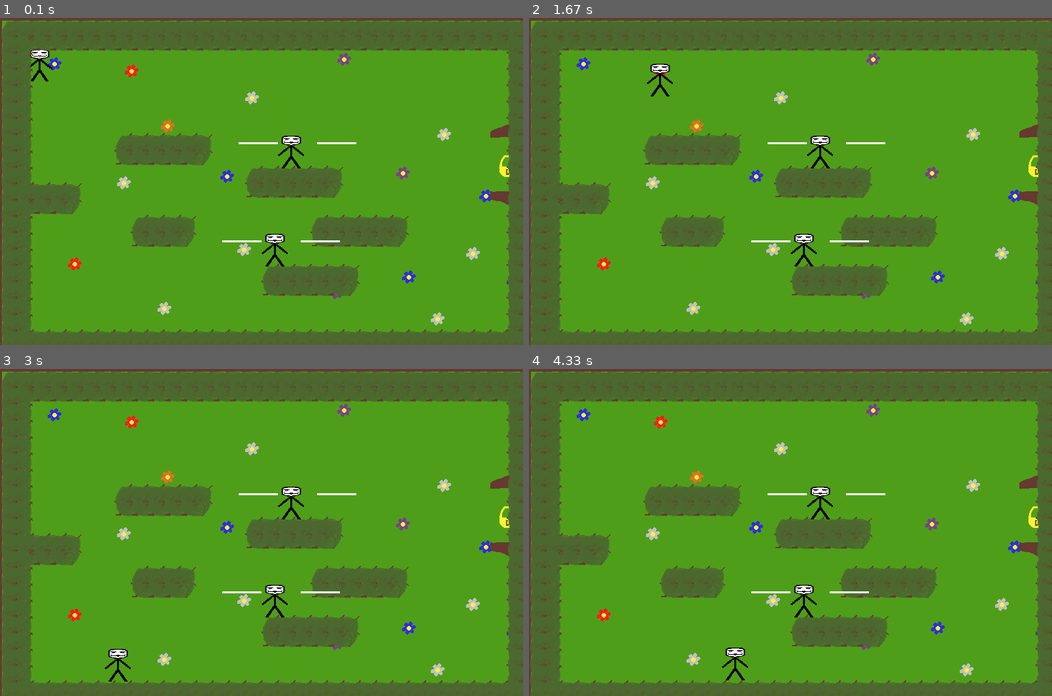
Above: before the commit, frames 1-4 (two rows, left to right).
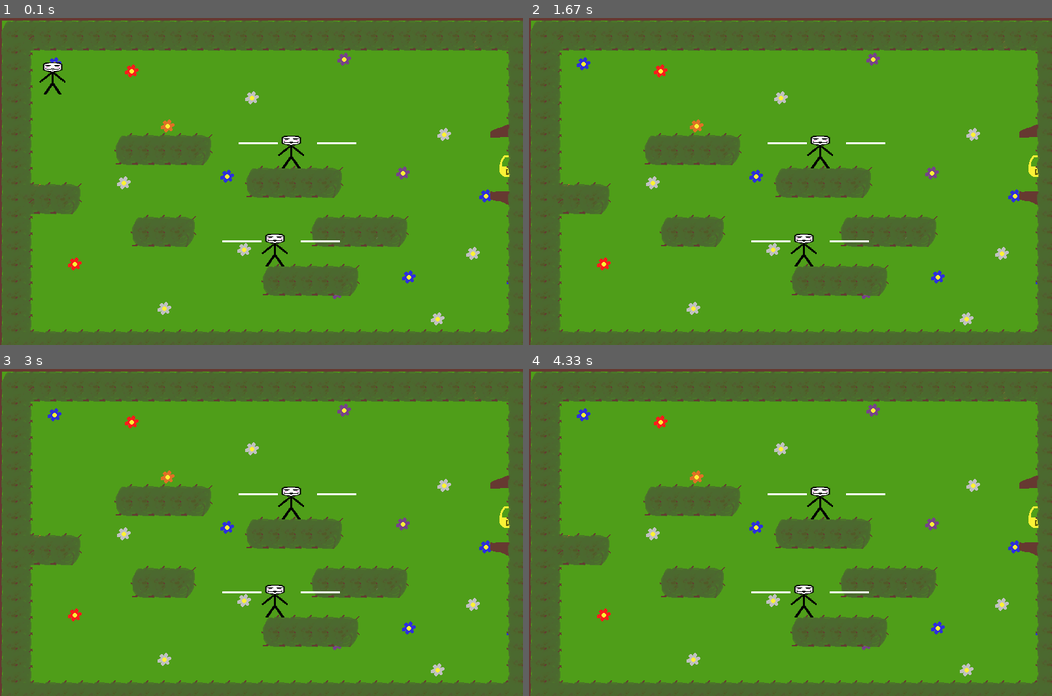
Above: after the commit, the same moments.

Repository: Aiizbar/PyGame_UL_Platformer
Game: pygame game, started from code/GAME.py
The game is run twice, just before and just after one commit, with the same random seed, the same clock (stepped at 60 frames per second) and the same inputs.
Inputs:
- Up to frame 1 (0.1 s): no input
- Up to frame 2 (1.67 s): tap Space at 0.33, 1.23, 1.53 s; hold Space 0.67-1.13 s; hold D 0.67-1.13 s
- Up to frame 3 (3 s): hold D 1.67-2.13 s; tap Space at 1.73, 2.03, 2.23, 2.53, 2.8 s; tap D at 2.32 s; hold A from 2.73 s (still down)
- Up to frame 4 (4.33 s): tap Space at 3.1, 3.23, 3.53, 3.9, 4.3 s; release A at 3.13 s; hold D 3.17-3.8 s; tap D at 3.98 s; hold A from 4.23 s (still down)

The runs differ from the first frame. In frame 1, 0.3% of the frame differs, in the area x 5-13%, y 9-24%; in frame 2, 0.2%; in frame 3, 0.2%; in frame 4, 0.2%.

Commit message:
CameraVersion-0.1.12-TestEdition

Diff:
--- /dev/null
+++ b/MAPS/testMap.txt
@@ -0,0 +1,20 @@
+--------------------------------
+-                              -
+-                              -
+-                              -
+-                              -
+-                              -
+-                              -
+-      -----     E             -
+-                              -
+-              -----           -
+----                           -
+-                              -
+-       ---        -----       -
+-               E              -
+-                              -
+-               -----          -
+-                              -
+-                              -
+-                              -
+--------------------------------
--- a/code/GAME.py
+++ b/code/GAME.py
@@ -6,27 +6,8 @@
 
 
 
-level = [
-       "--------------------------------",
-       "-                              -",
-       "-                              -",
-       "-                              -",
-       "-                              -",
-       "-                              -",
-       "-                              -",
-       "-      -----     E             -",
-       "-                              -",
-       "-              -----           -",
-       "----                           -",
-       "-                              -",
-       "-       ---        -----       -",
-       "-               E              -",
-       "-                              -",
-       "-               -----          -",
-       "-                              -",
-       "-                              -",
-       "-                              -",
-       "--------------------------------"]
+
+level = open("../MAPS/testMap.txt", mode='r', encoding="utf-8").readlines()
 
 
 
@@ -35,8 +16,8 @@
         self.size = size
         self.g = 0
         self.screen = screen
-        self.x_hero = self.wall_x = 40
-        self.y_hero = self.wall_y = 40
+        self.x_hero = self.wall_x = 60
+        self.y_hero = self.wall_y = 60
         self.speed_left = 5
         self.speed_right = 5
         self.key_invent = False
@@ -62,6 +43,7 @@
         self.push_range = 0
         self.push_true = False
         self.push_nap = "None"
+        self.xvel = 0
 
     def move(self, keys):
         if keys[pygame.K_ESCAPE]:
@@ -70,11 +52,11 @@
             if self.onGround:
                 self.stop_jump = False
         if keys[pygame.K_d]:
-            self.x_hero += self.speed_left
-            self.left = True
+            self.xvel = 5
+            self.x_hero += self.xvel
         elif keys[pygame.K_a]:
-            self.x_hero -= self.speed_right
-            self.right = False
+            self.xvel = -5
+            self.x_hero += self.xvel
 
     def render(self):
         if self.count >= 8:
@@ -118,21 +100,24 @@
             self.yvel += GRAVITY
             self.y_hero += self.yvel
 
-    def update(self, e):
+    def update(self, enetis):
         self.rect = pygame.Rect(self.x_hero, self.y_hero, 40, 50)
-        if not pygame.sprite.spritecollideany(self, e):
+        if not pygame.sprite.spritecollideany(self, enetis):
             # если нет столкновения с платформой - падаем вниз
             self.onGround = False
         else:
-            # если есть пересечени с платформой остонавливаем падение
+            # если есть пересечени с платформой останавливаем падение
             self.onGround = True
-            self.yvel = 1
-        # if self.right == True:
-        #     self.speed_right = 0
-        #     self.speed_left = 5
-        # if self.left == True:
-        #     self.speed_left = 0
-        #     self.speed_right = 5
+            self.yvel = 0
+            # if self.xvel > 0:  # если движется вправо
+            #     self.xvel = 0
+            #     self.x_hero -= 5  # то не движется вправо
+            # if self.xvel < 0:  # если движется влево
+            #     self.xvel = 0
+            #     self.x_hero += 5  # то не движется влево
+            # if self.jump_time > 0:
+            #     self.stop_jump = True
+            #     self.y_hero += 10
 
     def jump(self, stop):
         if stop == True and self.stop_jump == False:
@@ -329,5 +314,5 @@
         ene.update(i, entities)
         screen.blit(ene.image_e, (ene.x_e, ene.y_e))
     clock.tick(60)
-    pygame.display.set_caption(f"{clock.get_fps(), a.Hitpoints}")
+    pygame.display.set_caption(f"{clock.get_fps(), a.Hitpoints, a.xvel}")
     pygame.display.update()
--- a/code/block.py
+++ b/code/block.py
@@ -1,6 +1,5 @@
 import pygame as pg
-
-
+import pygame.draw
 
 pg.init()
 PLATFORM_WIDTH = 25
@@ -12,8 +11,51 @@
 class Platform(pg.sprite.Sprite):
     def __init__(self, x, y):
         pg.sprite.Sprite.__init__(self)
-        self.image = pg.Surface((PLATFORM_WIDTH, PLATFORM_HEIGHT))
+        # self.image = pg.Surface((PLATFORM_WIDTH, PLATFORM_HEIGHT))
         self.image = pg.image.load("../IMAGE_GAME/IMAGE_MAP/TREE.png")
         self.image = self.image
         # self.image.fill(pg.Color(PLATFORM_COLOR))
         self.rect = pg.Rect(x, y, PLATFORM_WIDTH, PLATFORM_HEIGHT)
+
+
+
+
+class Left_Platform(pg.sprite.Sprite):
+    def __init__(self, x, y):
+        pg.sprite.Sprite.__init__(self)
+        self.image = pg.image.load("../IMAGE_GAME/IMAGE_MAP/TREE.png")
+        self.image = self.image
+        # self.image.fill(pg.Color(PLATFORM_COLOR))
+        self.rect = pg.Rect(x, y - 1, PLATFORM_WIDTH - 20, PLATFORM_HEIGHT - 1)
+        pygame.draw.rect(screen, (0, 0, 0), ())
+
+
+
+class Right_Platform(pg.sprite.Sprite):
+    def __init__(self, x, y):
+        pg.sprite.Sprite.__init__(self)
+        self.image = pg.image.load("../IMAGE_GAME/IMAGE_MAP/TREE.png")
+        self.image = self.image
+        # self.image.fill(pg.Color(PLATFORM_COLOR))
+        self.rect = pg.Rect(x + 20, y - 1, PLATFORM_WIDTH - 20, PLATFORM_HEIGHT - 1)
+        pygame.draw.rect(screen, (0, 0, 0), ())
+
+
+
+class Up_Platform(pg.sprite.Sprite):
+    def __init__(self, x, y):
+        pg.sprite.Sprite.__init__(self)
+        self.image = pg.image.load("../IMAGE_GAME/IMAGE_MAP/TREE.png")
+        self.image = self.image
+        # self.image.fill(pg.Color(PLATFORM_COLOR))
+        self.rect = pg.Rect(x, y - PLATFORM_HEIGHT + 1, PLATFORM_WIDTH, 1)
+        pygame.draw.rect(screen, (0, 0, 0), ())
+
+class Down_Platform(pg.sprite.Sprite):
+    def __init__(self, x, y):
+        pg.sprite.Sprite.__init__(self)
+        self.image = pg.image.load("../IMAGE_GAME/IMAGE_MAP/TREE.png")
+        self.image = self.image
+        # self.image.fill(pg.Color(PLATFORM_COLOR))
+        self.rect = pg.Rect(x, y, PLATFORM_WIDTH, 1)
+        pygame.draw.rect(screen, (0, 0, 0), ())
Not shown, added: docs/None.pptx
Not shown, added: docs/Пояснительная записка Платформер.docx
